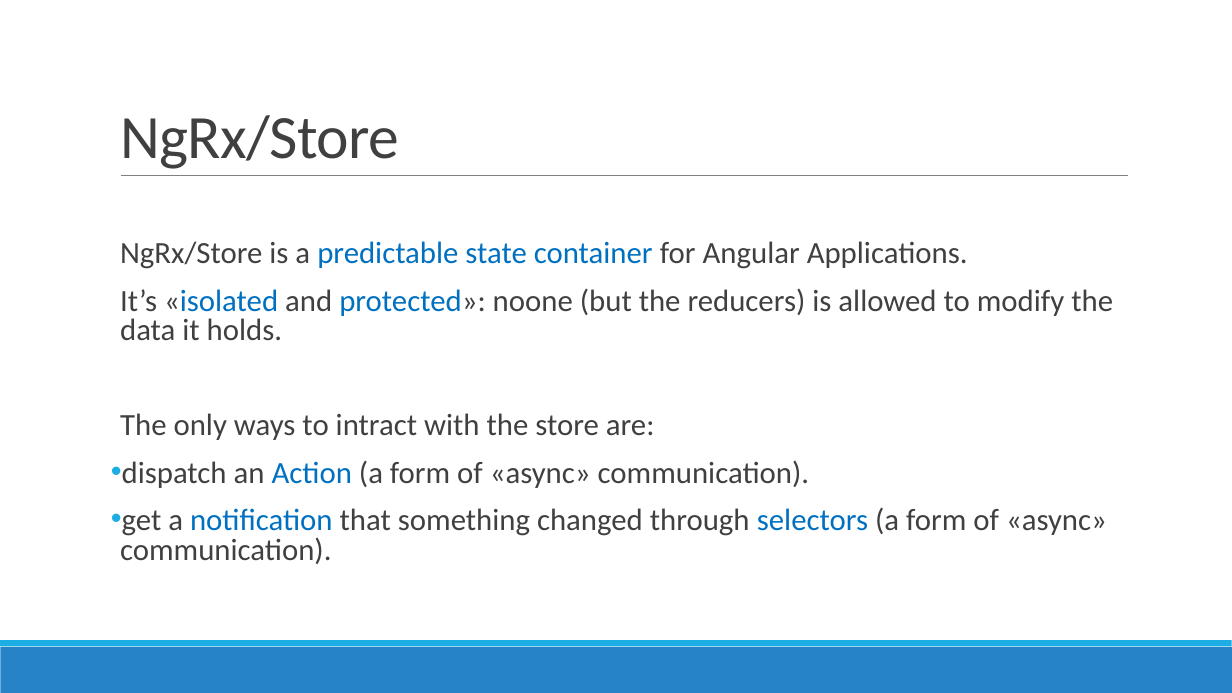
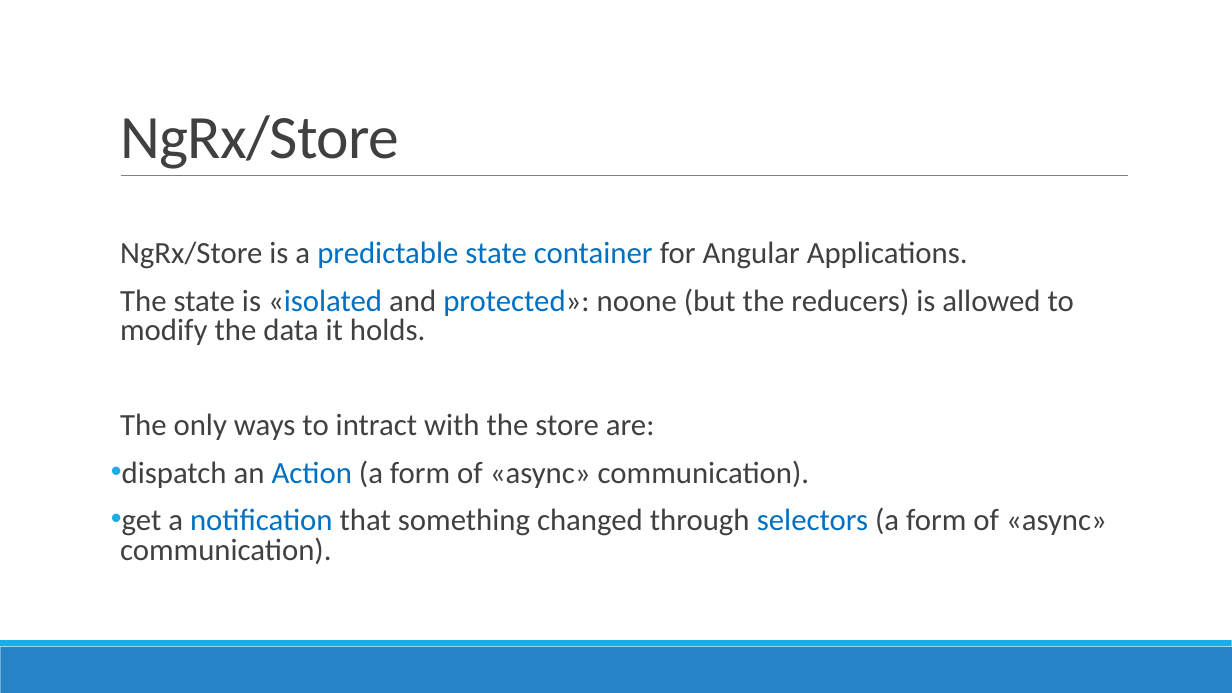
Before and after one commit to AGiorgetti/ngrx101, a slide deck: slide 7 of ReactiveProgramming_ngrx.pptx. Drawn at 1232x693 pixels with LibreOffice and Linux fonts; fonts in the diff are those of the drawing. Boxes give left, top, right and bottom in pixels: in the first picture for what was removed or moved away, otherwise in the second. Text is boxed around its words. In the diff, an @@ line names an element or a change of style, - is before the commit and + after.

```diff
--- a/ReactiveProgramming_ngrx.pptx
+++ b/ReactiveProgramming_ngrx.pptx
@@ text at (120, 288, 1074, 345): text changed @@
-  It’s «isolated and protected»: noone (but the reducers) is allowed to modify the data it holds.
+  The state is «isolated and protected»: noone (but the reducers) is allowed to modify the data it holds.
```
Also in this commit, not shown: 5 other slides changed, 6 other files.
